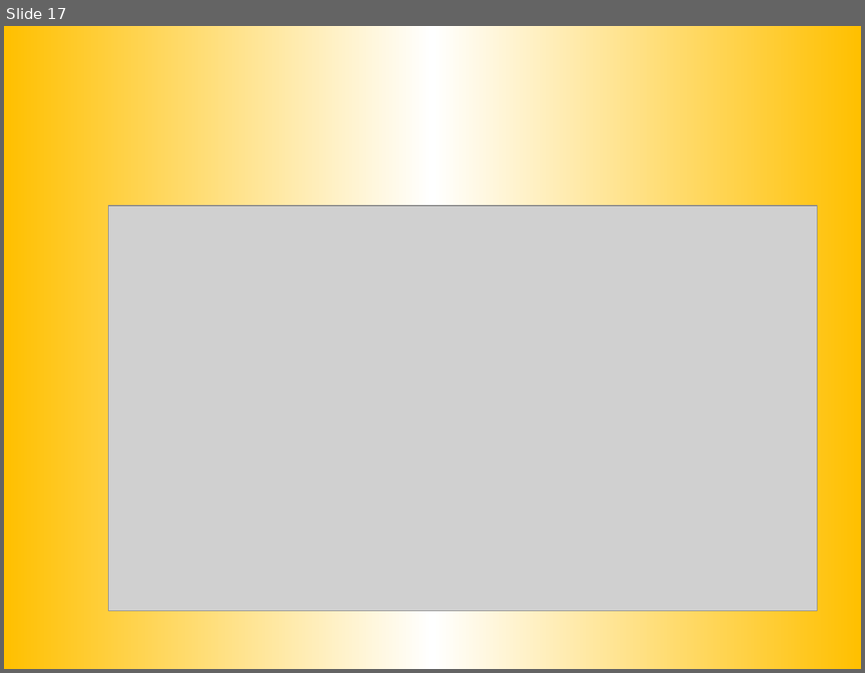
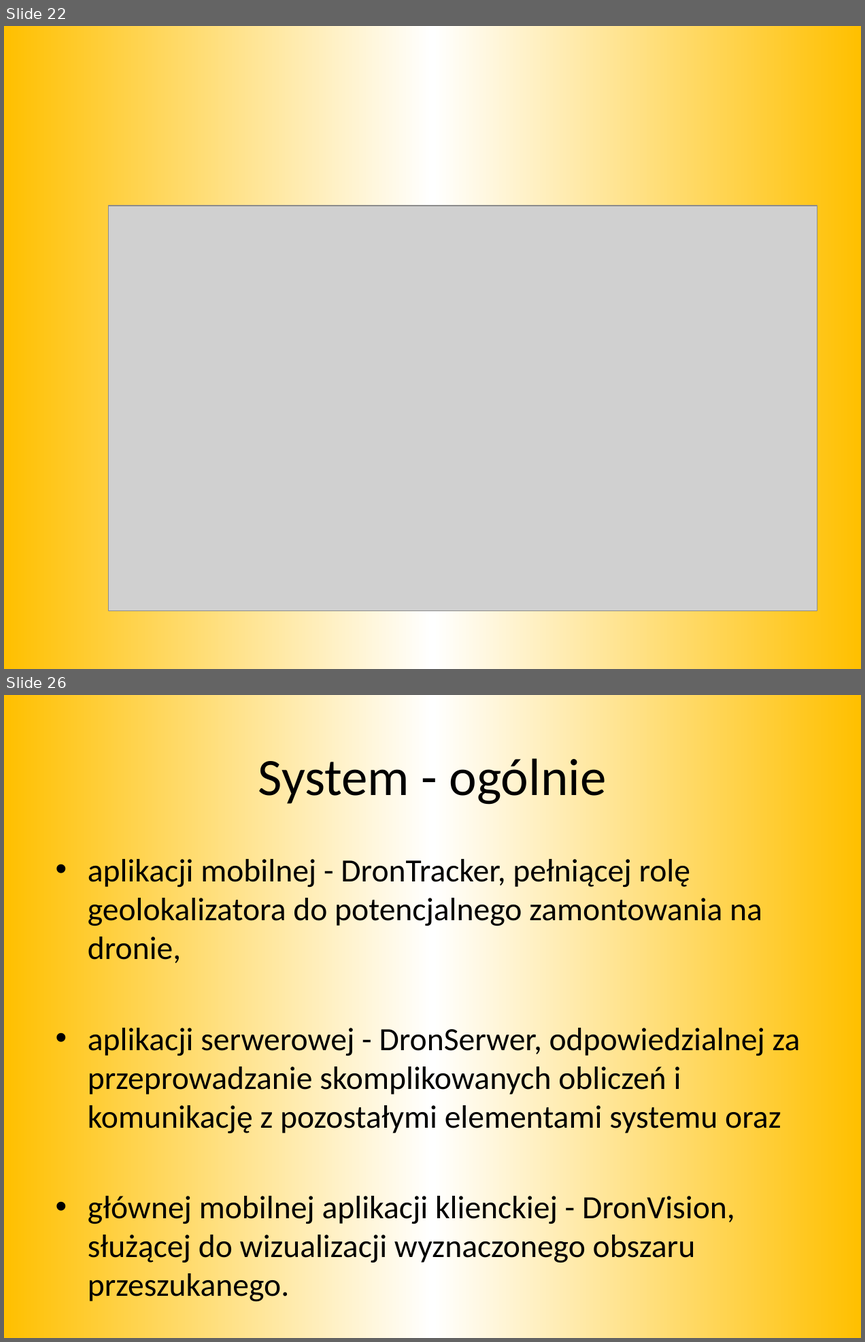
Before and after one commit to mkapiczy/DronVision, a slide deck: Dokumenty/Obrona/Prezentacja.pptx. Shown one above the other, each under a label of ours: slide 17 before the commit, slides 22 and 26 after it; the slides between them are not shown. The pictures are 865x673 and 865x1342 pixels, drawn with LibreOffice and Linux fonts; fonts in the diff are those of the drawing; grey boxes stand for pictures. Boxes give left, top, right and bottom in pixels: in the first picture for what was removed or moved away, otherwise in the second. Text is boxed around its words. In the diff, an @@ line names an element or a change of style, - is before the commit and + after.

```diff
--- a/Dokumenty/Obrona/Prezentacja.pptx
+++ b/Dokumenty/Obrona/Prezentacja.pptx
@@ slide 26 added at (4, 695, 861, 1338), background gradient #FFC000 to #FFFFFF @@
@@ title added at (258, 751, 606, 807), 44 pt, text #000000 @@
+System - ogólnie
@@ text added at (88, 854, 800, 1266), 27.2 pt, text #000000 @@
+• aplikacji mobilnej - DronTracker, pełniącej rolę geolokalizatora do potencjalnego zamontowania na dronie,
+• aplikacji serwerowej - DronSerwer, odpowiedzialnej za przeprowadzanie skomplikowanych obliczeń i komunikację z pozostałymi elementami systemu oraz
+• głównej mobilnej aplikacji klienckiej - DronVision, służącej do wizualizacji wyznaczonego obszaru przeszukanego.
@@ what was slide 17 is now slide 22 @@
```
Also in this commit, not shown: 6 slides changed, 9 other slides added, 3 slides removed, 1 other file.
